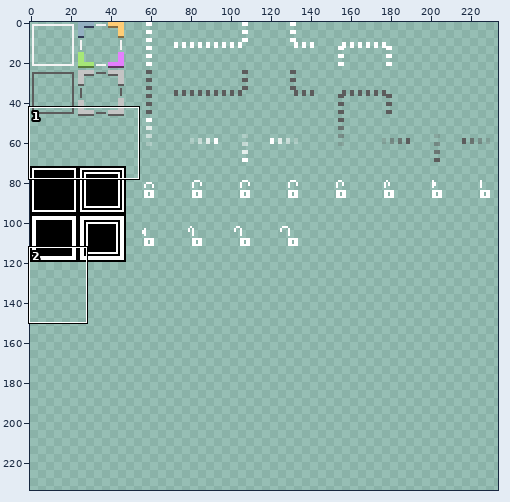
Two states of a sprite sheet, assets/overworld.png. The picture above shows the old version from afar; the outline marks the close-up.
Close-up. Before the commit:
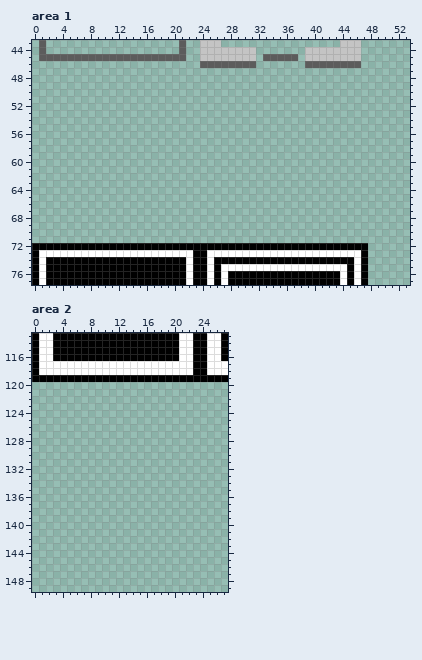
The file is 240x240 pixels. Shown: area 1: x 0..53, y 43..77; area 2: x 0..27, y 113..149. The wide view leaves out empty margins. The commit also changed other parts of the picture, which this record leaves out.
Once edited:
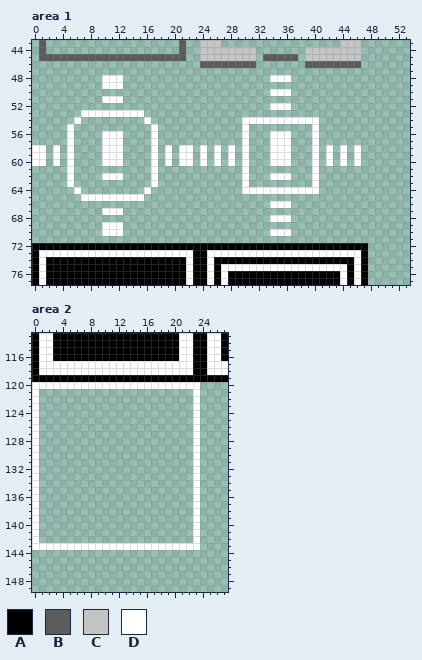
Palette (. is transparent): A #000000  B #5c5c5c  C #c4c4c4  D #ffffff
Difference:
--- area 1
@@ x 0..53 @@
 47 ......................................................
-48 ......................................................
-49 ......................................................
-50 ......................................................
-51 ......................................................
-52 ......................................................
-53 ......................................................
-54 ......................................................
-55 ......................................................
-56 ......................................................
-57 ......................................................
-58 ......................................................
-59 ......................................................
-60 ......................................................
-61 ......................................................
-62 ......................................................
-63 ......................................................
-64 ......................................................
-65 ......................................................
-66 ......................................................
-67 ......................................................
-68 ......................................................
-69 ......................................................
-70 ......................................................
+48 ..........DDD.....................DDD.................
+49 ..........DDD.........................................
+50 ..................................DDD.................
+51 ..........DDD.........................................
+52 ..................................DDD.................
+53 .......DDDDDDDDD......................................
+54 ......D.........D.............DDDDDDDDDDD.............
+55 .....D...........D............D.........D.............
+56 .....D....DDD....D............D...DDD...D.............
+57 .....D....DDD....D............D...DDD...D.............
+58 DD.D.D....DDD....D.D.DD.D.D.D.D...DDD...D.D.D.D.......
+59 DD.D.D....DDD....D.D.DD.D.D.D.D...DDD...D.D.D.D.......
+60 DD.D.D....DDD....D.D.DD.D.D.D.D...DDD...D.D.D.D.......
+61 .....D...........D............D.........D.............
+62 .....D....DDD....D............D...DDD...D.............
+63 .....D...........D............D.........D.............
+64 ......D.........D.............DDDDDDDDDDD.............
+65 .......DDDDDDDDD......................................
+66 ..................................DDD.................
+67 ..........DDD.........................................
+68 ..................................DDD.................
+69 ..........DDD.........................................
+70 ..........DDD.....................DDD.................
 71 ......................................................
--- area 2
@@ x 0..27 @@
 119 AAAAAAAAAAAAAAAAAAAAAAAAAAAA
-120 ............................
-121 ............................
-122 ............................
-123 ............................
-124 ............................
-125 ............................
-126 ............................
-127 ............................
-128 ............................
-129 ............................
-130 ............................
-131 ............................
-132 ............................
-133 ............................
-134 ............................
-135 ............................
-136 ............................
-137 ............................
-138 ............................
-139 ............................
-140 ............................
-141 ............................
-142 ............................
-143 ............................
+120 DDDDDDDDDDDDDDDDDDDDDDDD....
+121 D......................D....
+122 D......................D....
+123 D......................D....
+124 D......................D....
+125 D......................D....
+126 D......................D....
+127 D......................D....
+128 D......................D....
+129 D......................D....
+130 D......................D....
+131 D......................D....
+132 D......................D....
+133 D......................D....
+134 D......................D....
+135 D......................D....
+136 D......................D....
+137 D......................D....
+138 D......................D....
+139 D......................D....
+140 D......................D....
+141 D......................D....
+142 D......................D....
+143 DDDDDDDDDDDDDDDDDDDDDDDD....
 144 ............................
Where, in picture pixels (left, top, right, bottom), the same in both close-ups:
added: (32, 75, 361, 236)
added: (32, 382, 200, 550)
